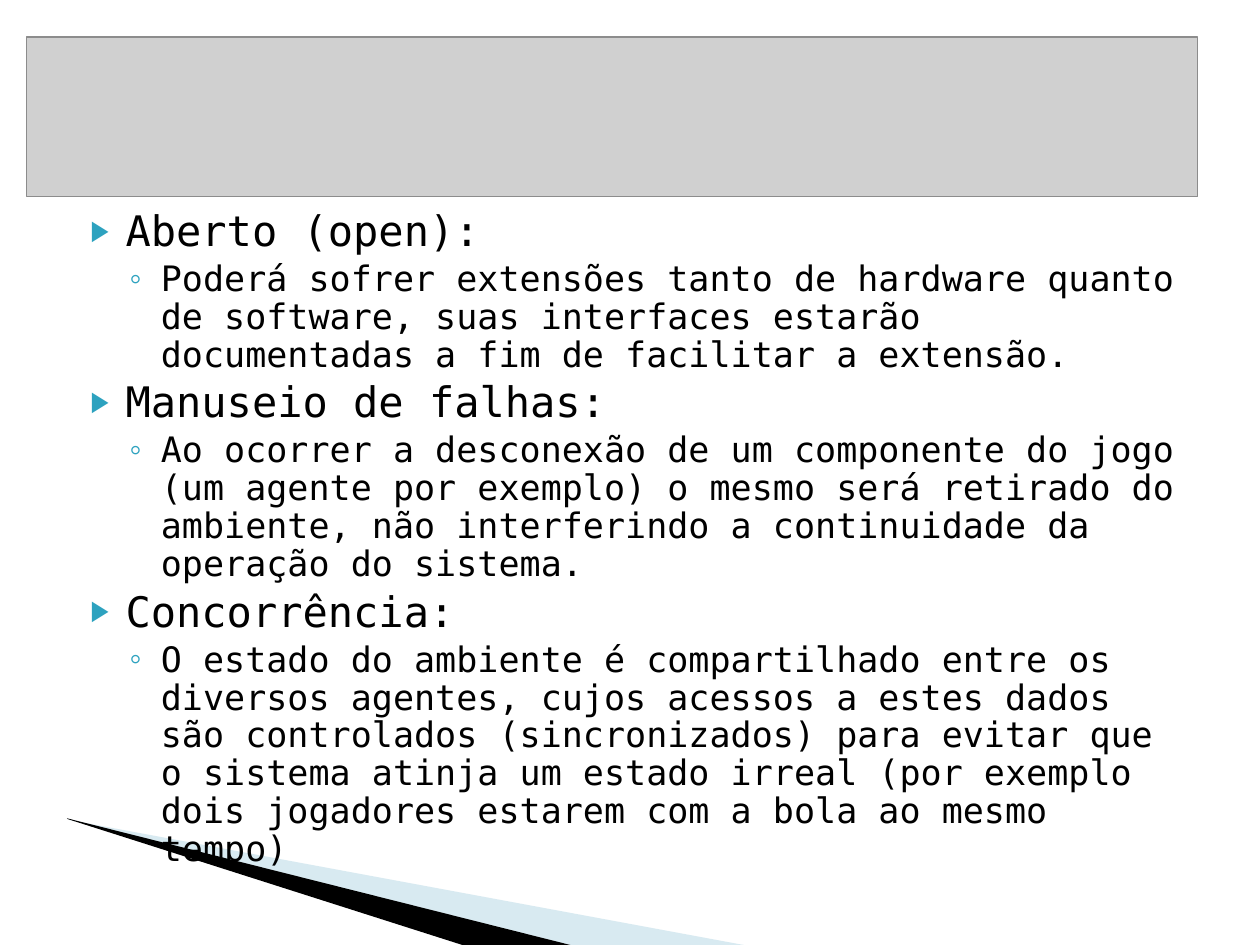
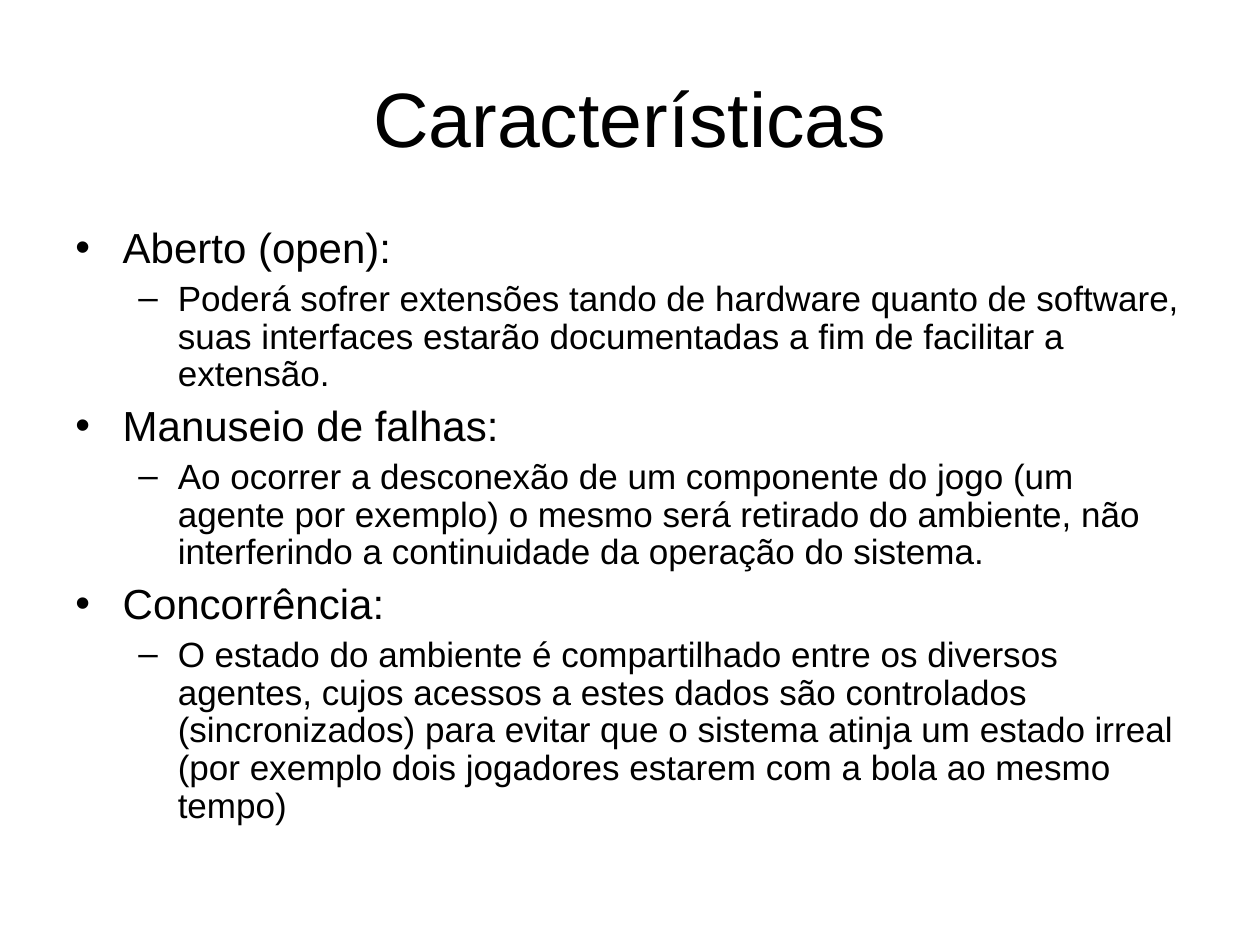
Before and after one commit to krishprince/rollerslam, a slide deck: slide 6 of docs/PresentationSD.ppt. Drawn at 1260x945 pixels with LibreOffice and Linux fonts; fonts in the diff are those of the drawing; grey boxes stand for pictures; background and template pictures are left out. Boxes give left, top, right and bottom in pixels: in the first picture for what was removed or moved away, otherwise in the second. Text is boxed around its words. In the diff, an @@ line names an element or a change of style, - is before the commit and + after.

```diff
--- a/docs/PresentationSD.ppt
+++ b/docs/PresentationSD.ppt
@@ picture removed at [26,37,1197,197] @@
@@ title added at [373,90,886,148], 44 pt, text #000000 @@
+Características
@@ text "Aberto (open):": place and size @@
-text "Aberto (open):" at [126,214,1174,831]
+text "Aberto (open):" at [123,232,1178,825]
@@ text at [123,232,1173,825]: font DejaVu Sans Mono to Arial in "Aberto (open):", "Manuseio de falhas:", "Ao ocorrer a desconexão de um componente ...", "Concorrência:" and 1 more places; bullet ▶ to •; more space between paragraphs; bullet colour #2DA2BF to #000000; bullet ◦ to – @@
@@ text at [178,285,1178,387]: text changed; font DejaVu Sans Mono to Arial @@
-  ◦ Poderá sofrer extensões tanto de hardware quanto de software, suas interfaces estarão documentadas a fim de facilitar a extensão.
+  – Poderá sofrer extensões tando de hardware quanto de software, suas interfaces estarão documentadas a fim de facilitar a extensão.
@@ freeform shape removed at [98,689,622,888] @@
@@ freeform shape removed at [0,798,517,914] @@
```
Also in this commit, not shown: 10 other slides changed, 2 slides added, 4 slides removed, 23 other files.
